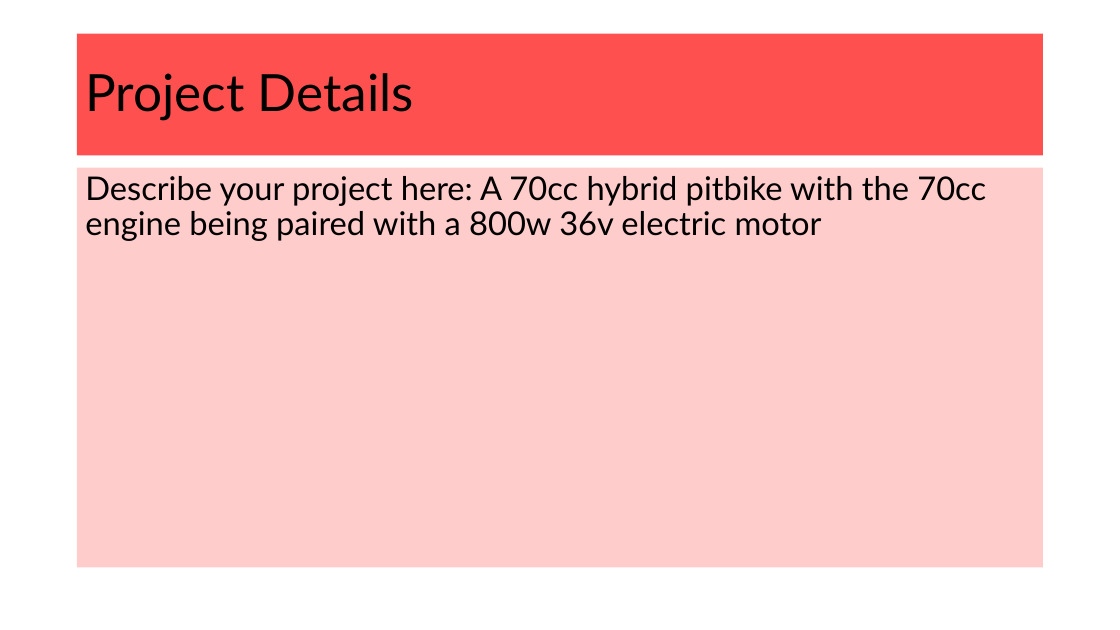
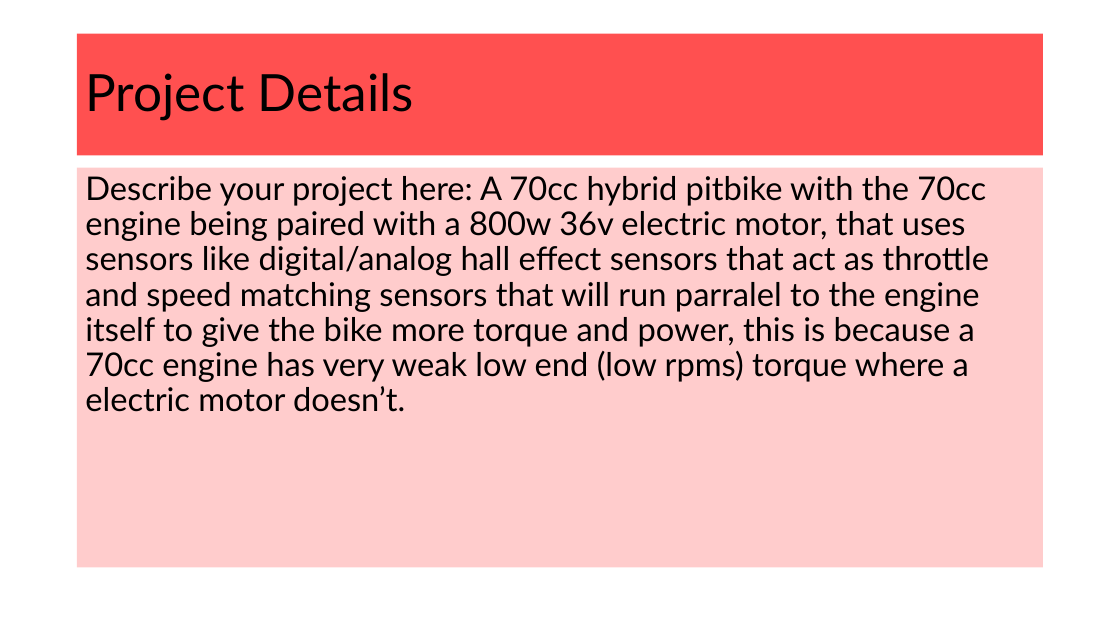
Before and after one commit to Heinrich70/Heinrich-13-Di-70cc-hybrid-pitbike, a slide deck: slide 2 of AS91904 Electronics Heinrich Venter.pptx. Drawn at 1120x630 pixels with LibreOffice and Linux fonts; fonts in the diff are those of the drawing. Boxes give left, top, right and bottom in pixels: in the first picture for what was removed or moved away, otherwise in the second. Text is boxed around its words. In the diff, an @@ line names an element or a change of style, - is before the commit and + after.

Commit message:
17/06/26

```diff
--- a/AS91904 Electronics Heinrich Venter.pptx
+++ b/AS91904 Electronics Heinrich Venter.pptx
@@ text at (85, 176, 990, 412): text changed @@
-Describe your project here: A 70cc hybrid pitbike with the 70cc engine being paired with a 800w 36v electric motor
+Describe your project here: A 70cc hybrid pitbike with the 70cc engine being paired with a 800w 36v electric motor, that uses sensors like digital/analog hall effect sensors that act as throttle and speed matching sensors that will run parralel to the engine itself to give the bike more torque and power, this is because a 70cc engine has very weak low end (low rpms) torque where a electric motor doesn’t.
```
